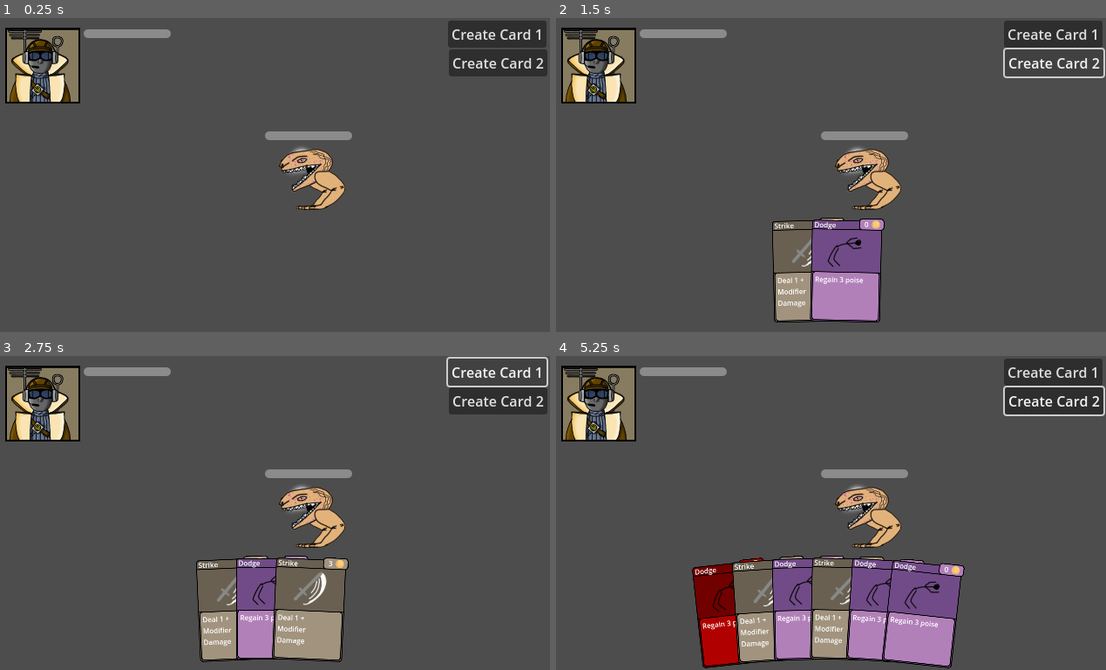
Above: before the commit, frames 1-4 (two rows, left to right).
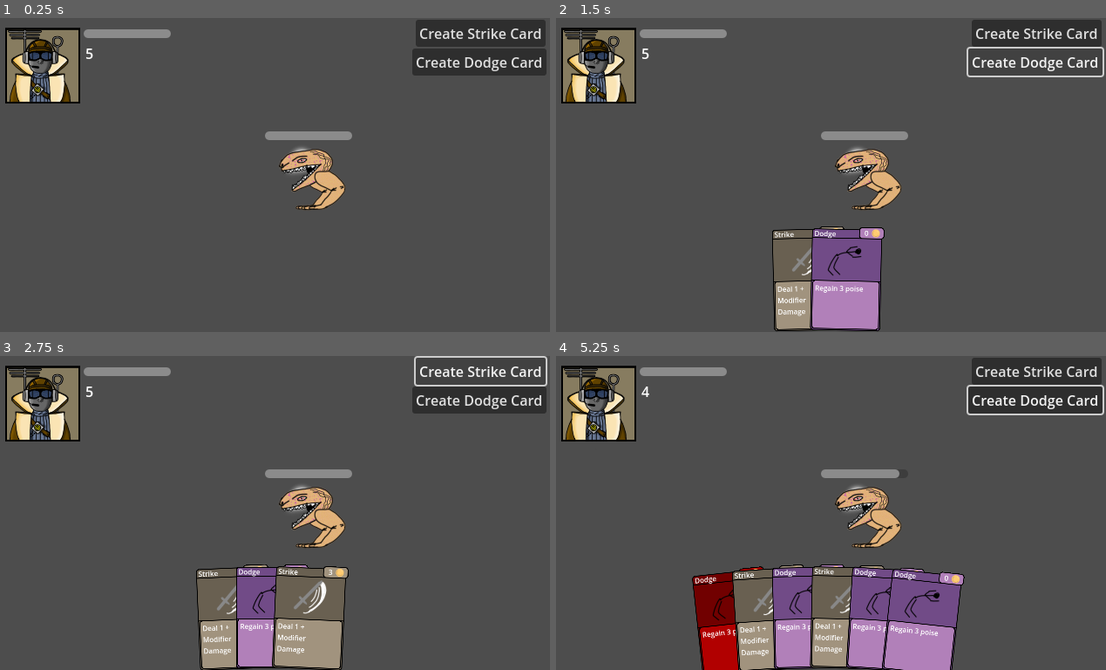
Above: after the commit, the same moments.

Repository: Kwism1127/FearNotDeath
Game: Godot game, scene res://main.tscn
Two runs of this game, one before a commit and one after it. Both use one fixed random seed, a clock stepped at 60 frames per second and the inputs below.
Inputs (mouse positions are in pixels of both pictures, inside the frame that each line leads up to):
- Up to frame 1 (0.25 s): no input
- Up to frame 2 (1.5 s): click "Create Card 1" (after the commit: "Create Strike Card") at 0.5 s; click "Create Card 2" (after the commit: "Create Dodge Card") at 1.25 s
- Up to frame 3 (2.75 s): click "Create Card 1" (after the commit: "Create Strike Card") at 2 s
- Up to frame 4 (5.25 s): click "Create Card 2" (after the commit: "Create Dodge Card") at 2.75 s; click "Create Card 1" (after the commit: "Create Strike Card") at 3.5 s; click "Create Card 2" (after the commit: "Create Dodge Card") at 4.25 s; tap Enter at 5 s; move the mouse to (732, 613) at 5.02 s; press the mouse at (732, 613) at 5.03 s

The runs differ from the first frame. In frame 1, 2.0% of the frame differs, in the area x 15-100%, y 0-19%; in frame 2, 4.7%; in frame 3, 5.9%; in frame 4, 9.3%, in the area x 15-100%, y 0-100%.

Commit message:
Card Functionality
Added tools to manage card functionality
Added functionality to strike card

Diff:
--- a/Card Scenes/dodge.gd
+++ b/Card Scenes/complete_card.gd
@@ -1,7 +1,8 @@
-extends Node2D
+class_name Complete_Card extends Node2D
 
 signal mouse_entered(card: Card)
 signal mouse_exited(card: Card)
+
 
 func highlight():
 	$Card.highlight()
@@ -12,6 +13,8 @@
 func _on_card_mouse_entered(_card: Card):
 	mouse_entered.emit(self)
 
-
 func _on_card_mouse_exited(_card: Card):
 	mouse_exited.emit(self)
+
+func activate(_game_state: Dictionary):
+	$Function.activate(_game_state)
--- a/Card Scenes/dodge.tscn
+++ b/Card Scenes/dodge.tscn
@@ -1,13 +1,14 @@
-[gd_scene load_steps=5 format=3 uid="uid://bwatsw021t8ne"]
+[gd_scene load_steps=6 format=3 uid="uid://bwatsw021t8ne"]
 
 [ext_resource type="PackedScene" uid="uid://c5unkrxf8u18p" path="res://card.tscn" id="1_6kq71"]
-[ext_resource type="Script" path="res://Card Scenes/dodge.gd" id="1_yhhg6"]
+[ext_resource type="Script" path="res://Card Scenes/complete_card.gd" id="1_cf46e"]
 [ext_resource type="Texture2D" uid="uid://bcpwu8lmam3wa" path="res://Assets/dodge_art.png" id="3_21wlt"]
 [ext_resource type="Texture2D" uid="uid://b12nfuafv2wmp" path="res://Assets/hemomancer_card_base.png" id="4_qugee"]
+[ext_resource type="Script" path="res://Scripts/dodge_action.gd" id="5_g66qp"]
 
 [node name="Dodge" type="Node2D"]
 scale = Vector2(0.5, 0.5)
-script = ExtResource("1_yhhg6")
+script = ExtResource("1_cf46e")
 
 [node name="Card" parent="." instance=ExtResource("1_6kq71")]
 card_name = "Dodge"
@@ -16,5 +17,8 @@
 card_image = ExtResource("3_21wlt")
 card_background = ExtResource("4_qugee")
 
+[node name="Function" type="Node2D" parent="."]
+script = ExtResource("5_g66qp")
+
 [connection signal="mouse_entered" from="Card" to="." method="_on_card_mouse_entered"]
 [connection signal="mouse_exited" from="Card" to="." method="_on_card_mouse_exited"]
--- a/Card Scenes/strike.gd
+++ /dev/null
@@ -1,17 +0,0 @@
-extends Node2D
-
-signal mouse_entered(card: Card)
-signal mouse_exited(card: Card)
-
-
-func highlight():
-	$Card.highlight()
-
-func unhighlight():
-	$Card.unhighlight()
-
-func _on_card_mouse_entered(_card: Card):
-	mouse_entered.emit(self)
-
-func _on_card_mouse_exited(_card: Card):
-	mouse_exited.emit(self)
--- a/Card Scenes/strike.tscn
+++ b/Card Scenes/strike.tscn
@@ -1,15 +1,19 @@
-[gd_scene load_steps=3 format=3 uid="uid://d2dxmqnfkm284"]
+[gd_scene load_steps=4 format=3 uid="uid://d2dxmqnfkm284"]
 
-[ext_resource type="Script" path="res://Card Scenes/strike.gd" id="1_08a21"]
+[ext_resource type="Script" path="res://Card Scenes/complete_card.gd" id="1_cj2vh"]
 [ext_resource type="PackedScene" uid="uid://c5unkrxf8u18p" path="res://card.tscn" id="1_twqcn"]
+[ext_resource type="Script" path="res://Scripts/strike_action.gd" id="3_7mn3b"]
 
 [node name="Strike" type="Node2D"]
 scale = Vector2(0.5, 0.5)
-script = ExtResource("1_08a21")
+script = ExtResource("1_cj2vh")
 
 [node name="Card" parent="." instance=ExtResource("1_twqcn")]
 card_name = "Strike"
 card_description = "Deal 1 + Modifier Damage"
 
+[node name="Function" type="Node2D" parent="."]
+script = ExtResource("3_7mn3b")
+
 [connection signal="mouse_entered" from="Card" to="." method="_on_card_mouse_entered"]
 [connection signal="mouse_exited" from="Card" to="." method="_on_card_mouse_exited"]
--- a/Scripts/character.gd
+++ b/Scripts/character.gd
@@ -1,8 +1,9 @@
 @tool
 class_name Character extends Node2D
 
-@export var max_hp: int = 10;
-@export var current_hp: int = 10;
+@export var max_hp: int = 10
+@export var current_hp: int = 10
+@export var poise: int = 5
 
 func set_hp(_max: int, _current: int):
 	max_hp = _max
@@ -14,6 +15,12 @@
 	if ($Healthbar as ProgressBar).value != current_hp:
 		($Healthbar as ProgressBar).value = current_hp
 
+func spend_poise(_amount: int):
+	poise -= _amount
+
+func take_damage(_amount: int):
+	current_hp -= _amount
+
 # Called when the node enters the scene tree for the first time.
 func _ready():
 	pass # Replace with function body.
--- a/Scripts/deck_n_hand.gd
+++ b/Scripts/deck_n_hand.gd
@@ -1,8 +1,10 @@
 extends Node2D
+
+signal card_activated(_card: Complete_Card)
 
 @onready var strike_card: PackedScene = preload("res://Card Scenes/strike.tscn")
 @onready var dodge_card: PackedScene = preload("res://Card Scenes/dodge.tscn")
-@onready var hand: Hand = $CanvasLayer/Hand
+@onready var hand: Hand = $Hand
 
 
 
@@ -16,3 +18,9 @@
 func _on_card_spawn_tester_1_pressed():
 	var card = dodge_card.instantiate()
 	hand.add_card(card)
+
+
+
+
+func _on_hand_card_activated(_card):
+	card_activated.emit(_card)
--- /dev/null
+++ b/Scripts/dodge_action.gd
@@ -0,0 +1,14 @@
+extends Node2D
+
+func activate(_game_state: Dictionary):
+	pass
+
+
+# Called when the node enters the scene tree for the first time.
+func _ready():
+	pass # Replace with function body.
+
+
+# Called every frame. 'delta' is the elapsed time since the previous frame.
+func _process(delta):
+	pass
--- /dev/null
+++ b/Scripts/main.gd
@@ -0,0 +1,18 @@
+extends Node2D
+
+@onready var game_state: Dictionary = {
+	"caster": $GameScreen/PlayerCharacter,
+	"targets": [$GameScreen/EnemyCharacter]
+}
+# Called when the node enters the scene tree for the first time.
+func _ready():
+	pass # Replace with function body.
+
+
+# Called every frame. 'delta' is the elapsed time since the previous frame.
+func _process(delta):
+	$PoiseAmount.set_text(str($GameScreen/PlayerCharacter.poise))
+
+
+func _on_deck_n_hand_card_activated(_card: Complete_Card):
+	_card.activate(game_state)
--- /dev/null
+++ b/Scripts/strike_action.gd
@@ -0,0 +1,15 @@
+extends Node2D
+
+
+func activate(_game_state: Dictionary):
+	_game_state.get("caster").spend_poise(1)
+	_game_state.get("targets")[0].take_damage(1)
+
+# Called when the node enters the scene tree for the first time.
+func _ready():
+	pass # Replace with function body.
+
+
+# Called every frame. 'delta' is the elapsed time since the previous frame.
+func _process(delta):
+	pass
--- a/deck_n_hand.tscn
+++ b/deck_n_hand.tscn
@@ -6,25 +6,24 @@
 [node name="DeckNHand" type="Node2D"]
 script = ExtResource("1_scnc1")
 
-[node name="CanvasLayer" type="CanvasLayer" parent="."]
-
-[node name="Hand" parent="CanvasLayer" instance=ExtResource("2_esfwl")]
-position = Vector2(320, 1290)
+[node name="Hand" parent="." instance=ExtResource("2_esfwl")]
+position = Vector2(320, 1300)
 max_card_spread = 2.5
 
 [node name="CardSpawnTester0" type="Button" parent="."]
-offset_left = 523.0
-offset_top = 3.0
-offset_right = 636.0
-offset_bottom = 34.0
-text = "Create Card 1"
+offset_left = 486.0
+offset_top = 2.0
+offset_right = 635.0
+offset_bottom = 33.0
+text = "Create Strike Card"
 
 [node name="CardSpawnTester1" type="Button" parent="."]
-offset_left = 524.0
-offset_top = 36.0
-offset_right = 637.0
-offset_bottom = 67.0
-text = "Create Card 2"
+offset_left = 482.0
+offset_top = 35.0
+offset_right = 636.0
+offset_bottom = 66.0
+text = "Create Dodge Card"
 
+[connection signal="card_activated" from="Hand" to="." method="_on_hand_card_activated"]
 [connection signal="pressed" from="CardSpawnTester0" to="." method="_on_card_spawn_tester_0_pressed"]
 [connection signal="pressed" from="CardSpawnTester1" to="." method="_on_card_spawn_tester_1_pressed"]
--- a/hand.gd
+++ b/hand.gd
@@ -1,5 +1,7 @@
 @tool
 class_name Hand extends Node2D
+
+signal card_activated(_card: Complete_Card)
 
 @export var hand_radius: float = 200
 @export var card_angle: float = -90
@@ -71,6 +73,7 @@
 func _input(event):
 	if event.is_action_pressed("left_mouse_click") && current_card_index >= 0:
 		var card = remove_card(current_card_index)
+		card_activated.emit(card)
 		card.queue_free()
 
 # Called every frame. 'delta' is the elapsed time since the previous frame.
--- a/main.tscn
+++ b/main.tscn
@@ -1,11 +1,13 @@
-[gd_scene load_steps=5 format=3 uid="uid://dnsora3lr0ro5"]
+[gd_scene load_steps=6 format=3 uid="uid://dnsora3lr0ro5"]
 
 [ext_resource type="PackedScene" uid="uid://c8uiuff7tftri" path="res://deck_n_hand.tscn" id="1_2eew1"]
+[ext_resource type="Script" path="res://Scripts/main.gd" id="1_x0rx3"]
 [ext_resource type="Texture2D" uid="uid://dxix5f7ebo4k7" path="res://Assets/RangerPortrait.png" id="2_otn1f"]
 [ext_resource type="Script" path="res://Scripts/character.gd" id="2_pg0s2"]
 [ext_resource type="Texture2D" uid="uid://betqtwiihe121" path="res://Assets/biter.png" id="3_hc0yc"]
 
 [node name="Main" type="Node2D"]
+script = ExtResource("1_x0rx3")
 
 [node name="DeckNHand" parent="." instance=ExtResource("1_2eew1")]
 
@@ -46,3 +48,12 @@
 step = 1.0
 value = 10.0
 show_percentage = false
+
+[node name="PoiseAmount" type="Label" parent="."]
+offset_left = 107.0
+offset_top = 29.0
+offset_right = 147.0
+offset_bottom = 52.0
+text = "10"
+
+[connection signal="card_activated" from="DeckNHand" to="." method="_on_deck_n_hand_card_activated"]
